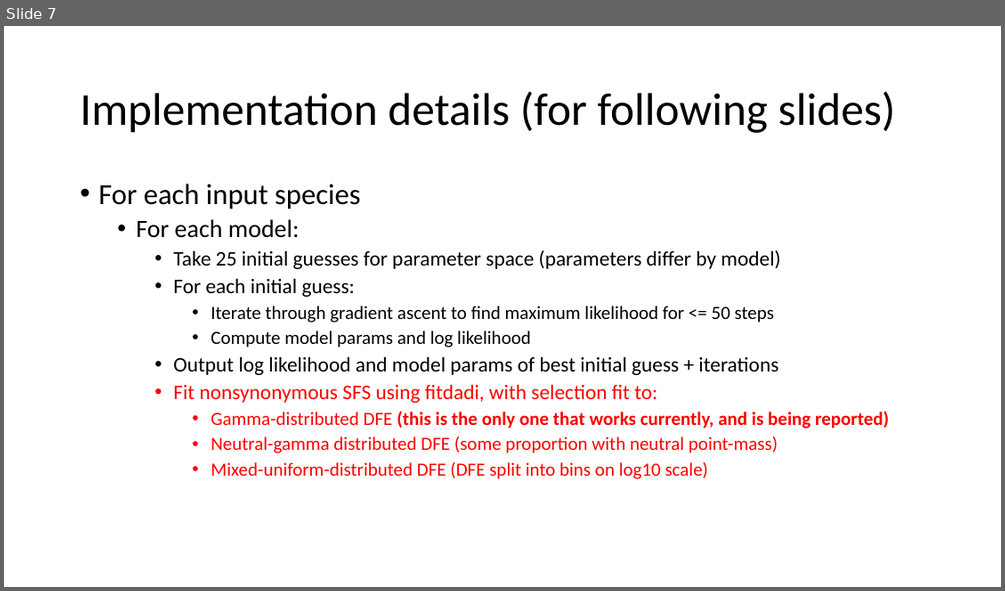
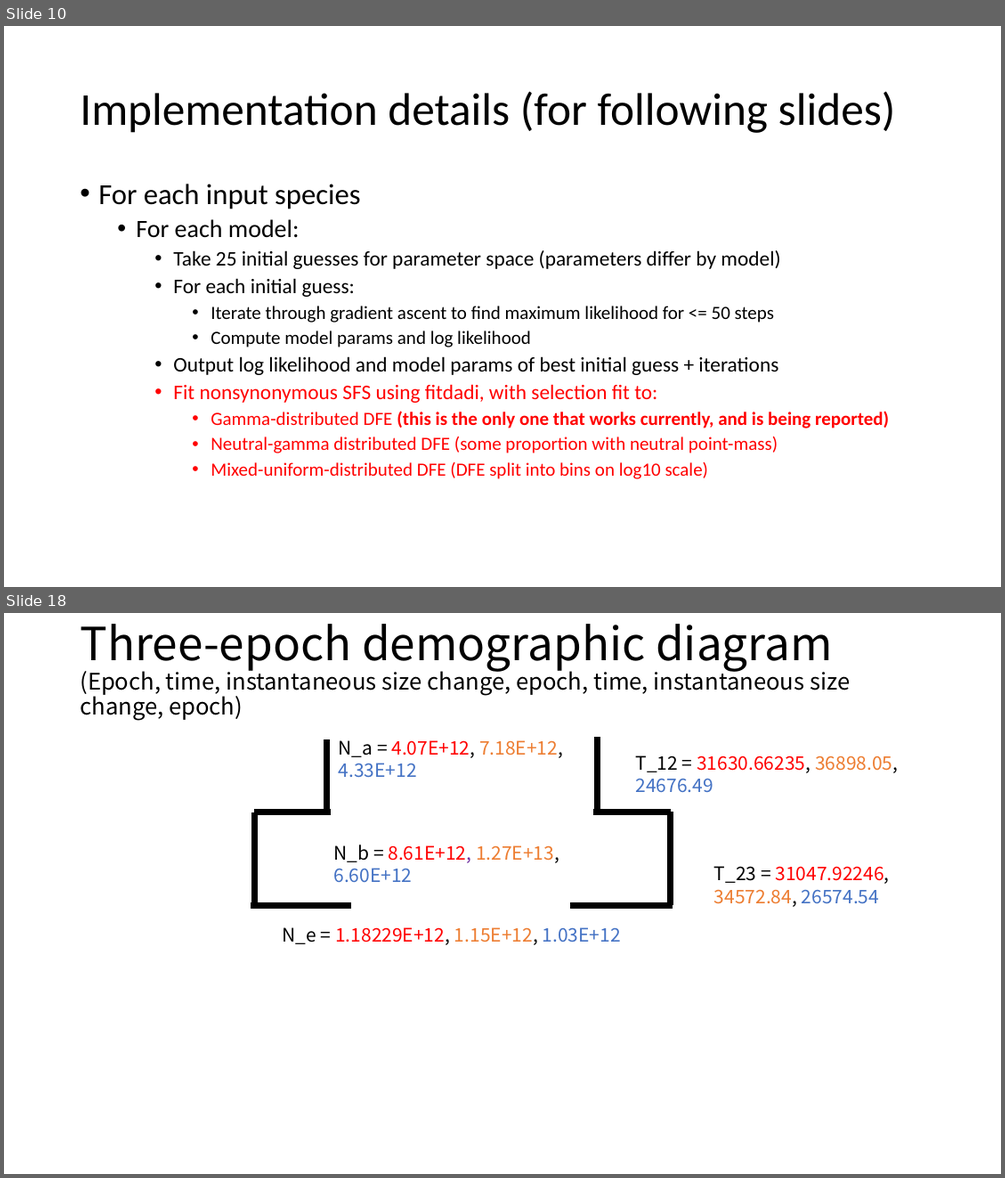
Before and after one commit to jon-mah/demo_for_ccgb, a slide deck: Summary/20210310_demo_for_ccgb_rotation_update.pptx. Shown one above the other, each under a label of ours: slide 7 before the commit, slides 10 and 18 after it; the slides between them are not shown. The pictures are 1005x591 and 1005x1178 pixels, drawn with LibreOffice and Linux fonts; fonts in the diff are those of the drawing. Boxes give left, top, right and bottom in pixels: in the first picture for what was removed or moved away, otherwise in the second. Text is boxed around its words. In the diff, an @@ line names an element or a change of style, - is before the commit and + after.

```diff
--- a/Summary/20210310_demo_for_ccgb_rotation_update.pptx
+++ b/Summary/20210310_demo_for_ccgb_rotation_update.pptx
@@ slide 18 added at (4, 613, 1001, 1174), background #FFFFFF @@
@@ title added at (80, 624, 850, 721), 22 pt, text #000000 @@
+Three-epoch demographic diagram
+(Epoch, time, instantaneous size change, epoch, time, instantaneous size change, epoch)
@@ line added from (326, 739) to (326, 811), #000000 6 pt @@
@@ text added at (339, 740, 563, 778), 18 pt, text #FF0000 @@
+N_a = 4.07E+12, 7.18E+12, 4.33E+12
@@ line added from (597, 737) to (597, 811), #000000 6 pt @@
@@ text added at (635, 755, 898, 792), 18 pt, text #FF0000 @@
+T_12 = 31630.66235, 36898.05, 24676.49
@@ line added from (254, 811) to (331, 811), #000000 6 pt @@
@@ line added from (254, 811) to (254, 906), #000000 6 pt @@
@@ line added from (594, 811) to (671, 811), #000000 6 pt @@
@@ line added from (671, 811) to (671, 906), #000000 6 pt @@
@@ text added at (333, 844, 559, 883), 18 pt, text #FF0000 @@
+N_b = 8.61E+12, 1.27E+13, 6.60E+12
@@ text added at (714, 866, 890, 907), 18 pt, text #FF0000 @@
+T_23 = 31047.92246, 34572.84, 26574.54
@@ line added from (251, 906) to (352, 906), #000000 6 pt @@
@@ line added from (570, 906) to (672, 906), #000000 6 pt @@
@@ text added at (283, 927, 621, 945), 18 pt, text #FF0000 @@
+N_e = 1.18229E+12, 1.15E+12, 1.03E+12
@@ what was slide 7 is now slide 10 @@
```
Also in this commit, not shown: 1 slide changed, 11 other slides added, 7 slides removed, 2 other files.
